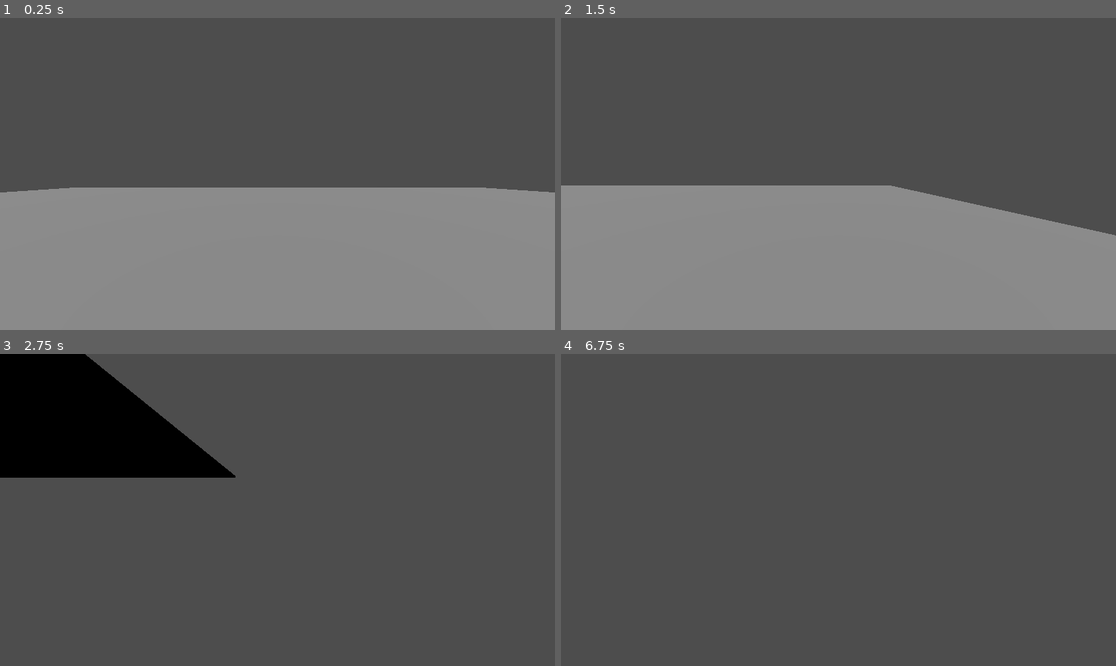
Above: before the commit, frames 1-4 (two rows, left to right).
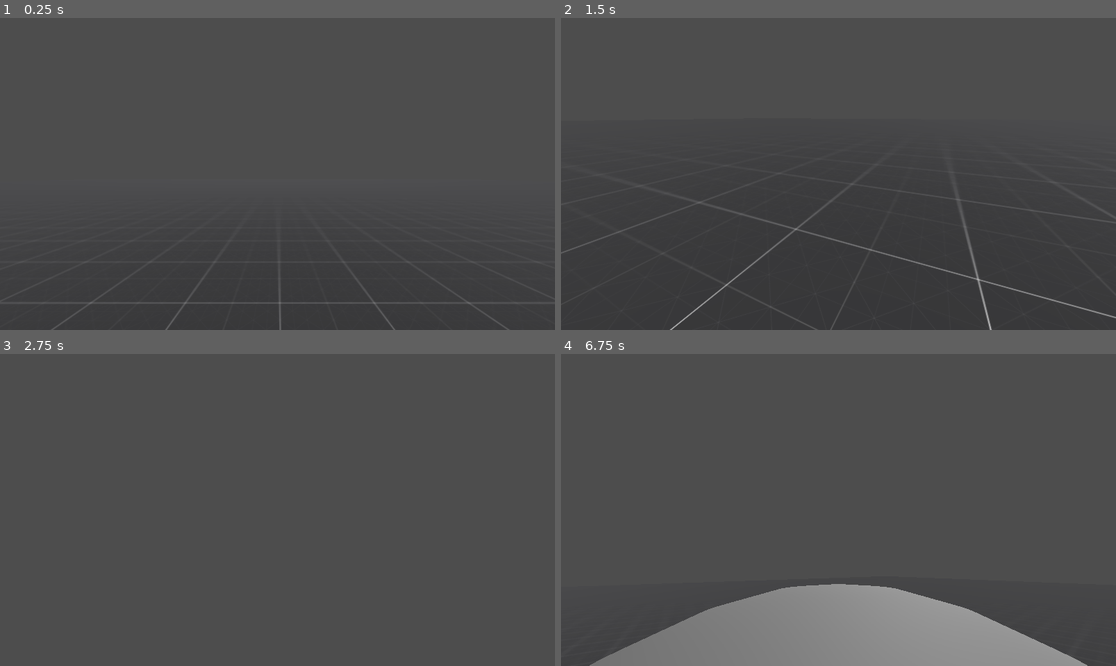
Above: after the commit, the same moments.

Repository: a64a/FPSrythm
Game: Godot game, scene res://Root.tscn
Two runs of this game, one before a commit and one after it. Both use one fixed random seed, a clock stepped at 60 frames per second and the inputs below. Before the commit the project has no main scene; this scene is started directly in both runs.
Inputs (mouse positions are in pixels of both pictures, inside the frame that each line leads up to):
- Up to frame 1 (0.25 s): no input
- Up to frame 2 (1.5 s): tap Enter (ui_accept) at 0.5, 0.6 s; move the mouse to (960, 158) at 0.52 s; hold D (move_right) 0.53-1.28 s; hold Space (jump) 0.53-1.28 s; move the mouse to (727, 189) at 1.27 s; hold S (move_back) from 1.28 s (still down); tap Space (jump) at 1.35 s
- Up to frame 3 (2.75 s): tap Space (jump) at 1.52, 1.82 s; tap Enter (ui_accept) at 1.55, 2.1 s; move the mouse to (333, 441) at 2.02 s; release S (move_back) at 2.03 s; hold D (move_right) from 2.03 s (still down); hold Space (jump) from 2.03 s (still down)
- Up to frame 4 (6.75 s): move the mouse to (810, 572) at 2.77 s; release D (move_right) at 2.78 s; release Space (jump) at 2.78 s; hold W (move_forward) 2.78-3.53 s; tap Enter (ui_accept) at 2.85, 4.25, 4.35, 5, 5.1, 6.05, 6.5, 6.6 s; tap Space (jump) at 3.02, 3.32, 4.52, 4.82, 5.85, 6.02, 6.32 s; move the mouse to (1005, 556) at 3.52 s; hold Space (jump) 3.53-4.28 s; hold A (move_left) 3.53-5.03 s; move the mouse to (672, 463) at 4.27 s; move the mouse to (866, 510) at 5.02 s; hold S (move_back) 5.03-5.78 s; hold Space (jump) 5.03-5.78 s; move the mouse to (755, 432) at 5.77 s; hold D (move_right) 5.78-6.53 s; move the mouse to (960, 494) at 6.52 s; hold W (move_forward) from 6.53 s (still down); hold Space (jump) from 6.53 s (still down)

The runs differ from the first frame. In frame 1, 45% of the frame differs, in the area x 0-100%, y 54-100%; in frame 2, 43%; in frame 3, 12%; in frame 4, 15%.

Commit message:
camera and relative movement

Diff:
--- a/Player.tscn
+++ b/Player.tscn
@@ -1,13 +1,13 @@
 [gd_scene load_steps=4 format=3 uid="uid://crnrnqimmb3wn"]
 
-[ext_resource type="Script" path="res://CharacterBody3D.gd" id="1_8oblg"]
+[ext_resource type="Script" path="res://scrapped/CharacterBody3D.gd" id="1_h2mkc"]
 
 [sub_resource type="CapsuleShape3D" id="CapsuleShape3D_tipje"]
 
 [sub_resource type="CapsuleMesh" id="CapsuleMesh_yb4vi"]
 
 [node name="CharacterBody3D" type="CharacterBody3D"]
-script = ExtResource("1_8oblg")
+script = ExtResource("1_h2mkc")
 
 [node name="Node3D" type="Node3D" parent="."]
 
--- a/Root.tscn
+++ b/Root.tscn
@@ -1,12 +1,18 @@
-[gd_scene load_steps=4 format=3 uid="uid://xdj7dhnho068"]
+[gd_scene load_steps=7 format=3 uid="uid://xdj7dhnho068"]
 
 [ext_resource type="PackedScene" uid="uid://crnrnqimmb3wn" path="res://Player.tscn" id="1_dgoaf"]
+[ext_resource type="Texture2D" uid="uid://gmd3xc12sh8u" path="res://addons/kenney_prototype_textures/dark/texture_05.png" id="1_qt6v1"]
+[ext_resource type="Script" path="res://movement.gd" id="3_lua15"]
 
 [sub_resource type="BoxShape3D" id="BoxShape3D_x58i5"]
-size = Vector3(30, 0.2, 30)
+size = Vector3(100, 0.2, 100)
+
+[sub_resource type="StandardMaterial3D" id="StandardMaterial3D_gt3tk"]
+albedo_texture = ExtResource("1_qt6v1")
+uv1_triplanar = true
 
 [sub_resource type="BoxMesh" id="BoxMesh_soirp"]
-size = Vector3(30, 0.2, 30)
+size = Vector3(100, 0.2, 100)
 
 [node name="Root" type="Node"]
 
@@ -18,13 +24,18 @@
 
 [node name="MeshInstance3D" type="MeshInstance3D" parent="StaticBody3D"]
 transform = Transform3D(1, 0, 0, 0, 1, 0, 0, 0, 1, 0.0243149, -1, 0.0653801)
+material_override = SubResource("StandardMaterial3D_gt3tk")
 mesh = SubResource("BoxMesh_soirp")
 
 [node name="CharacterBody3D" parent="." instance=ExtResource("1_dgoaf")]
+script = ExtResource("3_lua15")
+sens = 0.5
 
 [node name="Pivot" type="Marker3D" parent="CharacterBody3D"]
+transform = Transform3D(1, 0, 0, 0, 1, 0, 0, 0, 1, 0, 0.365014, 2.59716)
 
 [node name="Camera3D" type="Camera3D" parent="CharacterBody3D/Pivot"]
+transform = Transform3D(1, 0, 0, 0, 1, 0, 0, 0, 1, 0, 0, -2.38149)
 
 [node name="DirectionalLight3D" type="DirectionalLight3D" parent="."]
-transform = Transform3D(1, 0, 0, 0, 0.5, 0.866025, 0, -0.866025, 0.5, 0, 4.81307, 0.172862)
+transform = Transform3D(1, 0, 0, 0, 0.5, 0.866025, 0, -0.866025, 0.5, 0, 8.41002, 3.72091)
--- /dev/null
+++ b/movement.gd
@@ -0,0 +1,39 @@
+extends CharacterBody3D
+
+@onready var camera_mount = $Pivot
+
+const SPEED = 5.0
+const JUMP_VELOCITY = 4.5
+
+@export var sens = 0.5
+var gravity = ProjectSettings.get_setting("physics/3d/default_gravity")
+
+func _ready():
+	Input.mouse_mode = Input.MOUSE_MODE_CAPTURED
+
+func _input(event):
+	if event is InputEventMouseMotion:
+		rotate_y(deg_to_rad(-event.relative.x*sens))
+		camera_mount.rotate_x(deg_to_rad(-event.relative.y*sens))
+
+func _physics_process(delta):
+	# Add the gravity.
+	if not is_on_floor():
+		velocity.y -= gravity * delta
+
+	# Handle Jump.
+	if Input.is_action_just_pressed("ui_accept") and is_on_floor():
+		velocity.y = JUMP_VELOCITY
+
+	# Get the input direction and handle the movement/deceleration.
+	# As good practice, you should replace UI actions with custom gameplay actions.
+	var input_dir = Input.get_vector("move_left", "move_right", "move_forward", "move_back")
+	var direction = (transform.basis * Vector3(input_dir.x, 0, input_dir.y)).normalized()
+	if direction:
+		velocity.x = direction.x * SPEED
+		velocity.z = direction.z * SPEED
+	else:
+		velocity.x = move_toward(velocity.x, 0, SPEED)
+		velocity.z = move_toward(velocity.z, 0, SPEED)
+
+	move_and_slide()
--- a/project.godot
+++ b/project.godot
@@ -11,6 +11,7 @@
 [application]
 
 config/name="FPSrythm"
+run/main_scene="res://Root.tscn"
 config/features=PackedStringArray("4.1", "GL Compatibility")
 config/icon="res://icon.svg"
 
@@ -45,6 +46,12 @@
 "events": [Object(InputEventKey,"resource_local_to_scene":false,"resource_name":"","device":-1,"window_id":0,"alt_pressed":false,"shift_pressed":false,"ctrl_pressed":false,"meta_pressed":false,"pressed":false,"keycode":0,"physical_keycode":32,"key_label":0,"unicode":32,"echo":false,"script":null)
 ]
 }
+shiftlock={
+"deadzone": 0.5,
+"events": [Object(InputEventKey,"resource_local_to_scene":false,"resource_name":"","device":-1,"window_id":0,"alt_pressed":false,"shift_pressed":false,"ctrl_pressed":false,"meta_pressed":false,"pressed":false,"keycode":0,"physical_keycode":4194325,"key_label":0,"unicode":0,"echo":false,"script":null)
+, Object(InputEventKey,"resource_local_to_scene":false,"resource_name":"","device":-1,"window_id":0,"alt_pressed":false,"shift_pressed":false,"ctrl_pressed":false,"meta_pressed":false,"pressed":false,"keycode":0,"physical_keycode":67,"key_label":0,"unicode":99,"echo":false,"script":null)
+]
+}
 
 [rendering]
 
--- a/CharacterBody3D.gd
+++ b/scrapped/CharacterBody3D.gd
@@ -2,13 +2,12 @@
 
 @export var speed = 14
 @export var fall_acceleration = 75
+@export var jump_impulse = 20
 
 var target_velocity = Vector3.ZERO
 
-
 func _physics_process(delta):
-	var direction = Vector3.ZERO
-
+	var direction = rotation
 	if Input.is_action_pressed("move_right"):
 		direction.x += 1
 	if Input.is_action_pressed("move_left"):
@@ -17,10 +16,8 @@
 		direction.z += 1
 	if Input.is_action_pressed("move_forward"):
 		direction.z -= 1
-
-	#if direction != Vector3.ZERO:
-		#direction = direction.normalized()
-		#$Pivot.look_at(position + direction, Vector3.UP)
+	if is_on_floor() and Input.is_action_pressed("jump"):
+		target_velocity.y = jump_impulse
 
 	target_velocity.x = direction.x * speed
 	target_velocity.z = direction.z * speed
--- /dev/null
+++ b/scrapped/Pivot.gd
@@ -0,0 +1,12 @@
+extends Marker3D
+
+
+
+func _ready():
+	Input.mouse_mode = Input.MOUSE_MODE_CAPTURED
+
+func _input(event):
+	if event is InputEventMouseMotion:
+		var xRot = clamp(rotation.x - event.relative.y /1000 * 5, -0.85, 1)
+		var yRot = rotation.y - event.relative.x / 1000 * 5
+		rotation = Vector3(xRot, yRot, 0)
--- /dev/null
+++ b/scrapped/Player.gd
@@ -0,0 +1,23 @@
+extends CharacterBody3D
+
+
+const SPEED = 5.0
+const JUMP_VELOCITY = 4.5
+var gravity = ProjectSettings.get_setting("physics/3d/default_gravity")
+
+
+func _physics_process(delta):
+	if not is_on_floor():
+		velocity.y -= gravity * delta
+	if Input.is_action_just_pressed("ui_accept") and is_on_floor():
+		velocity.y = JUMP_VELOCITY
+	var input_dir = Input.get_vector("ui_left", "ui_right", "ui_up", "ui_down")
+	var direction = (transform.basis * Vector3(input_dir.x, 0, input_dir.y)).normalized()
+	if direction:
+		velocity.x = direction.x * SPEED
+		velocity.z = direction.z * SPEED
+	else:
+		velocity.x = move_toward(velocity.x, 0, SPEED)
+		velocity.z = move_toward(velocity.z, 0, SPEED)
+
+	move_and_slide()
Not shown, added: addons/kenney_prototype_textures/LICENSE.txt
Binary file added: addons/kenney_prototype_textures/dark/texture_01.png
Not shown, added: addons/kenney_prototype_textures/dark/texture_01.png.import
Binary file added: addons/kenney_prototype_textures/dark/texture_02.png
Not shown, added: addons/kenney_prototype_textures/dark/texture_02.png.import
Binary file added: addons/kenney_prototype_textures/dark/texture_03.png
Not shown, added: addons/kenney_prototype_textures/dark/texture_03.png.import
Binary file added: addons/kenney_prototype_textures/dark/texture_04.png
Not shown, added: addons/kenney_prototype_textures/dark/texture_04.png.import
Binary file added: addons/kenney_prototype_textures/dark/texture_05.png
Not shown, added: addons/kenney_prototype_textures/dark/texture_05.png.import
Binary file added: addons/kenney_prototype_textures/dark/texture_06.png
(and 145 more such lines)
